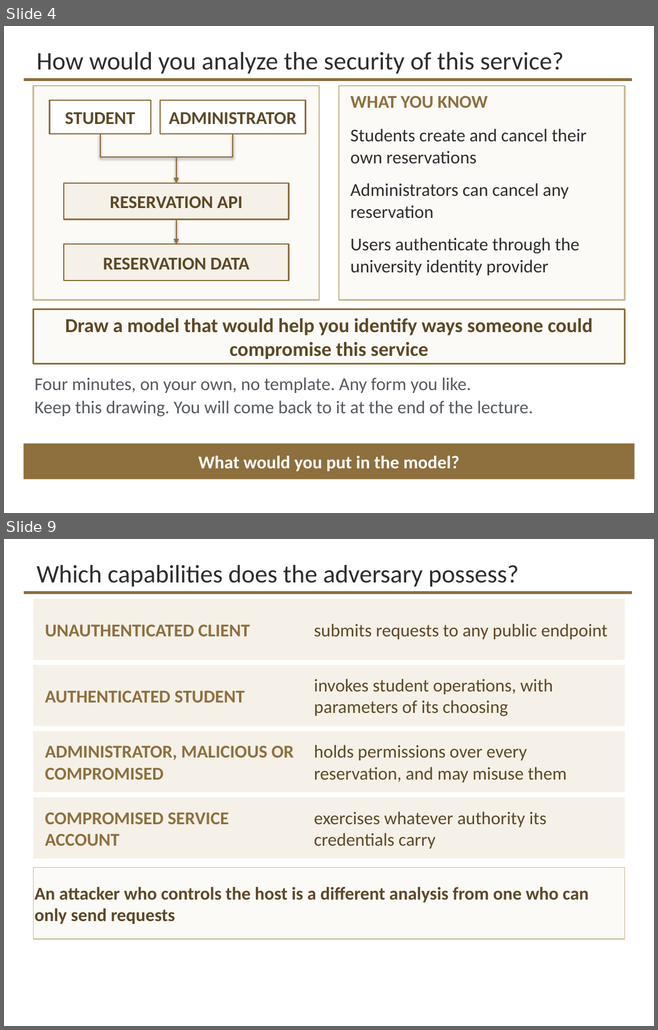
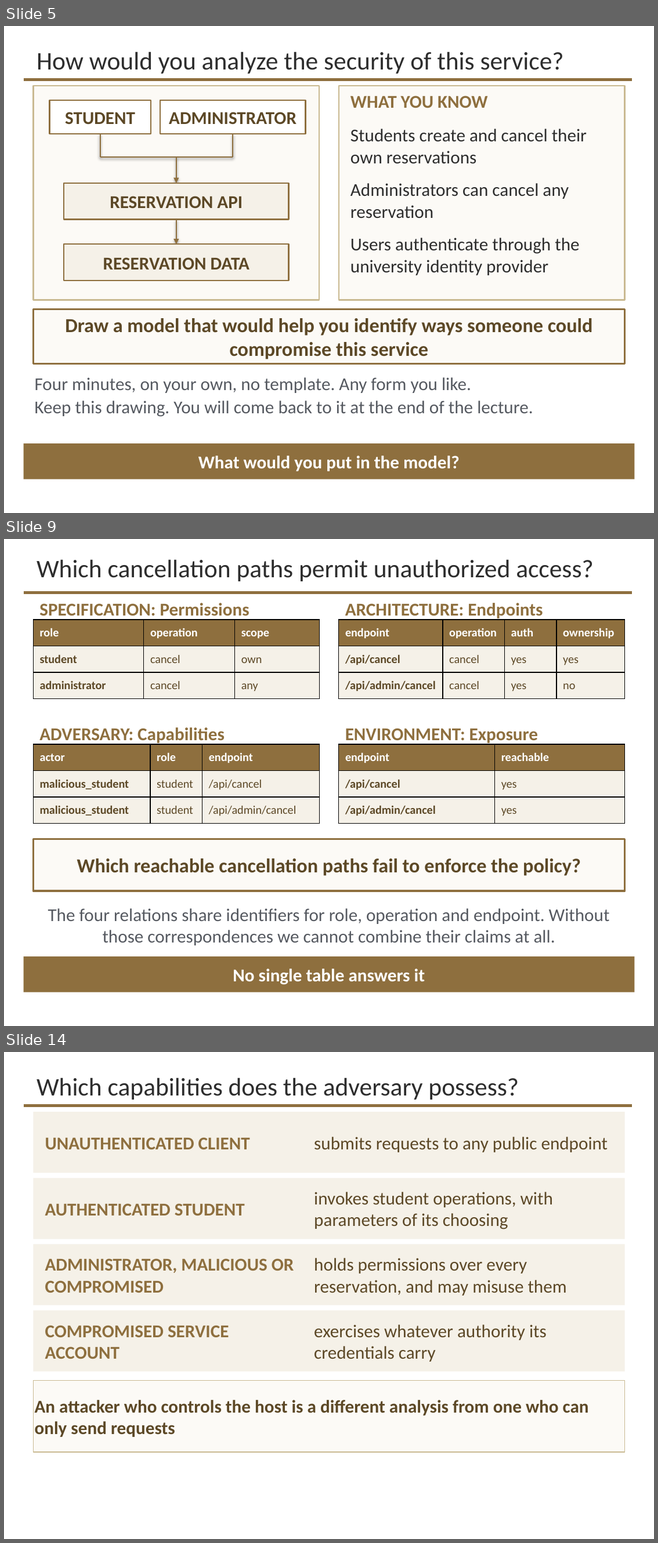
Before and after one commit to davisjam/model-based-agentic-software-engineering, a slide deck: course/lectures/act-3-software-in-the-world/05-security-engineering/3-5-Security-Engineering-1-Threat-Modeling.pptx. Shown one above the other, each under a label of ours: slides 4 and 9 before the commit, slides 5, 9 and 14 after it; the slides between them are not shown. The pictures are 658x1030 and 658x1543 pixels, drawn with LibreOffice and Linux fonts; fonts in the diff are those of the drawing; background and template pictures are left out. Boxes give left, top, right and bottom in pixels: in the first picture for what was removed or moved away, otherwise in the second. Text is boxed around its words. In the diff, an @@ line names an element or a change of style, - is before the commit and + after.

```diff
--- a/course/lectures/act-3-software-in-the-world/05-security-engineering/3-5-Security-Engineering-1-Threat-Modeling.pptx
+++ b/course/lectures/act-3-software-in-the-world/05-security-engineering/3-5-Security-Engineering-1-Threat-Modeling.pptx
@@ slide 9 added at <box>4,539,654,1026</box>, background #FFFFFF; not listed: 1 template element that a slide beside it also shows @@
@@ title added at <box>36,559,593,581</box>, 28 pt, text #2D2D2D @@
+Which cancellation paths permit unauthorized access?
@@ text added at <box>39,603,249,620</box>, 20 pt, text #8E6F3E, bold @@
+SPECIFICATION: Permissions
@@ text added at <box>345,603,542,620</box>, 20 pt, text #8E6F3E, bold @@
+ARCHITECTURE: Endpoints
@@ table added at <box>33,620,319,699</box>, 3 rows, 3 columns @@
+role | operation | scope
+student | cancel | own
+administrator | cancel | any
@@ table added at <box>339,620,625,699</box>, 3 rows, 4 columns @@
+endpoint | operation | auth | ownership
+/api/cancel | cancel | yes | yes
+/api/admin/cancel | cancel | yes | no
@@ text added at <box>39,727,224,745</box>, 20 pt, text #8E6F3E, bold @@
+ADVERSARY: Capabilities
@@ text added at <box>345,728,538,745</box>, 20 pt, text #8E6F3E, bold @@
+ENVIRONMENT: Exposure
@@ table added at <box>33,744,319,824</box>, 3 rows, 3 columns @@
+actor | role | endpoint
+malicious_student | student | /api/cancel
+malicious_student | student | /api/admin/cancel
@@ table added at <box>339,744,625,824</box>, 3 rows, 2 columns @@
+endpoint | reachable
+/api/cancel | yes
+/api/admin/cancel | yes
@@ rectangle added at <box>33,839,625,891</box>, fill #FCFAF6, outline #8E6F3E 2.25 pt, 22 pt, text #5C4826, bold @@
+Which reachable cancellation paths fail to enforce the policy?
@@ text added at <box>48,908,610,946</box>, 20 pt, text #555960 @@
+The four relations share identifiers for role, operation and endpoint. Without those correspondences we cannot combine their claims at all.
@@ rectangle added at <box>24,957,634,993</box>, fill #8E6F3E, 20 pt, text #FFFFFF, bold @@
+No single table answers it
@@ what was slide 4 is now slide 5 @@
@@ what was slide 9 is now slide 14 @@
```
Also in this commit, not shown: 9 slides changed, 7 other slides added, 29 other files.
